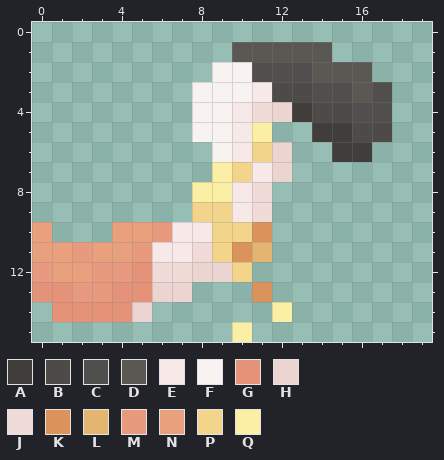
Pixel-art sprite -- PawTotems/assets/minecraft/optifine/cit/mrmurv_/wing.png. This is how it looked before the edit.
The file is 20x16 pixels.
Palette (. is transparent): A #413d3a  B #4d4a47  C #514f4d  D #5b5752  E #f6e9e7  F #f8f2f1  G #e59378  H #ecd5d1  J #f0dbd8  K #da945b  L #e4b570  M #e89a7e  N #e9a07d  P #f2d58a  Q #fbeea5
Pixels before, first column x 0:
 1 ..........DDDDD...
 2 .........FFCCCDDD.
 3 ........FFFEBBCCDC
 4 ........FFEJHABBCC
 5 ........FFEQ..AABB
 6 .........FEPH..AA.
 7 .........QPEH.....
 8 ........QQEJ......
 9 ........PPEJ......
10 N...NNMEEPPK......
11 NNMNNMEEJPKL......
12 MNNMMGJJHHP.......
13 GGMMGGHH...K......
14 .GGGGH......Q.....
15 ..........Q.......
After the commit:
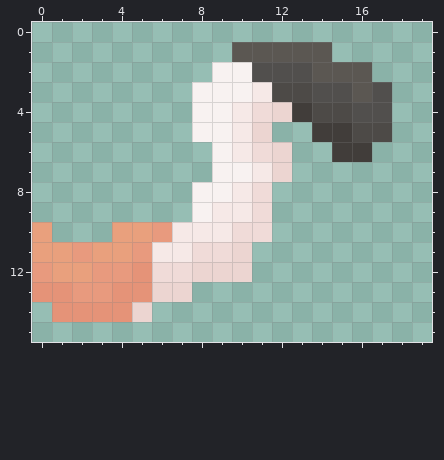
Difference:
y 5: x 11 Q -> H
y 6: x 11 P -> J
y 7: x 9..10 QP -> FF
y 8: x 8..9 QQ -> FF
y 9: x 8..9 PP -> FE
y 10: x 9..11 PPK -> EJJ
y 11: x 9..11 PKL -> JH.
y 12: x 10 P -> H
y 13: x 11 K -> .
y 14: x 12 Q -> .
y 15: x 10 Q -> .
Pixel boxes of the changes (left, top, right, bottom) in both pictures:
changed: (192, 122, 292, 342)
